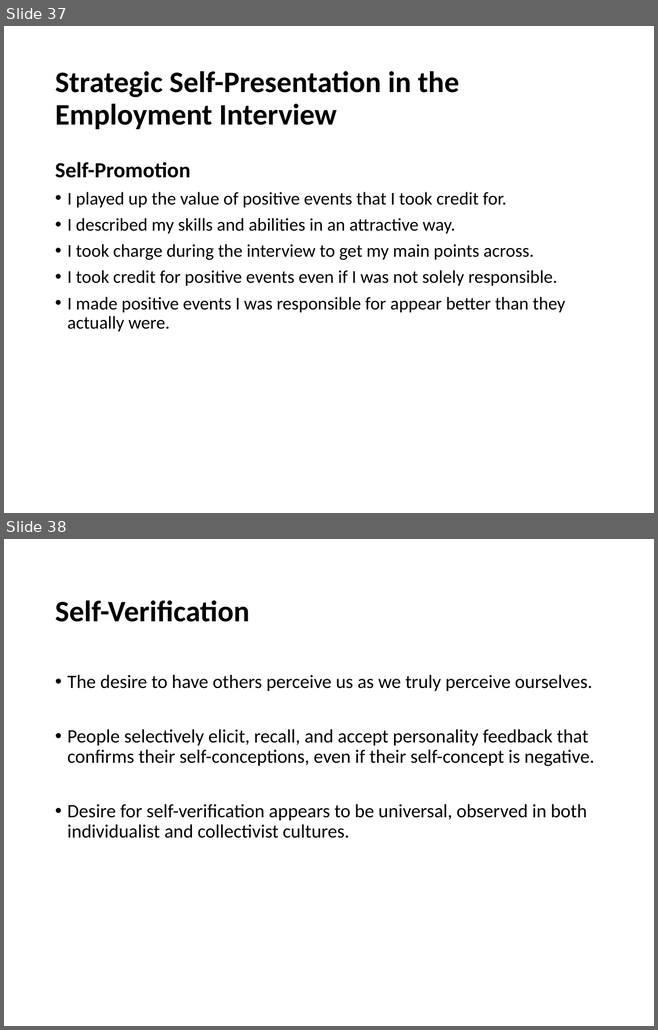
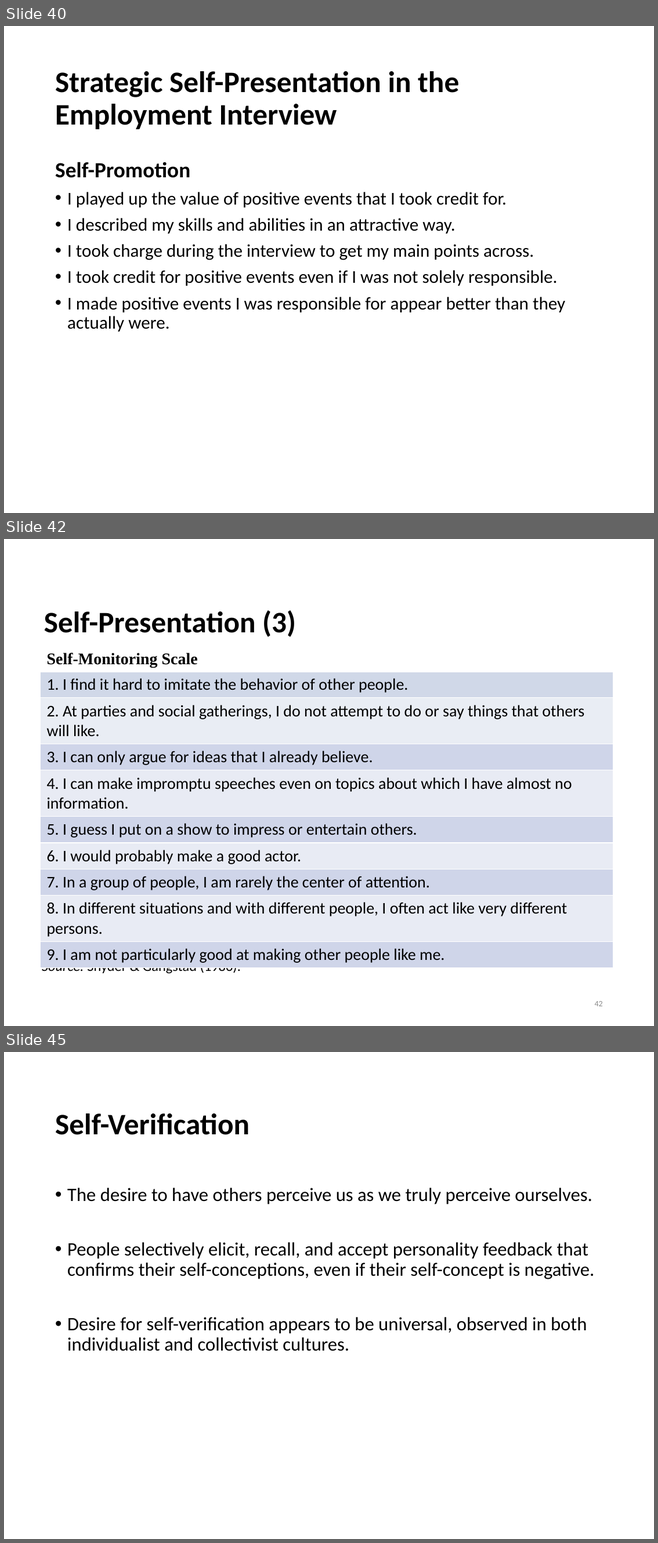
Before and after one commit to npm27/Teaching-Materials, a slide deck: Social Psych/Slides/4 The Social Self.pptx. Shown one above the other, each under a label of ours: slides 37 and 38 before the commit, slides 40, 42 and 45 after it; the slides between them are not shown. The pictures are 658x1030 and 658x1543 pixels, drawn with LibreOffice and Linux fonts; fonts in the diff are those of the drawing. Boxes give left, top, right and bottom in pixels: in the first picture for what was removed or moved away, otherwise in the second. Text is boxed around its words. In the diff, an @@ line names an element or a change of style, - is before the commit and + after.

Commit message:
working on social class

```diff
--- a/Social Psych/Slides/4 The Social Self.pptx
+++ b/Social Psych/Slides/4 The Social Self.pptx
@@ slide 42 added at (x1=4, y1=539, x2=654, y2=1026), background #FFFFFF @@
@@ title added at (x1=44, y1=610, x2=296, y2=637), 33 pt, text #000000, bold @@
+Self-Presentation (3)
@@ table added at (x1=41, y1=647, x2=614, y2=965), 10 rows, 1 columns @@
+Self-Monitoring Scale
+1. I find it hard to imitate the behavior of other people.
+2. At parties and social gatherings, I do not attempt to do or say things that others will like.
+3. I can only argue for ideas that I already believe.
+4. I can make impromptu speeches even on topics about which I have almost no information.
+5. I guess I put on a show to impress or entertain others.
+6. I would probably make a good actor.
+7. In a group of people, I am rarely the center of attention.
+8. In different situations and with different people, I often act like very different persons.
+9. I am not particularly good at making other people like me.
@@ text added at (x1=42, y1=959, x2=241, y2=975), 15.7 pt, text #000000 @@
+Source: Snyder & Gangstad (1986).
@@ page number added at (x1=594, y1=1001, x2=603, y2=1006), 9 pt, text #8C8C8C @@
+42
@@ what was slide 37 is now slide 40 @@
@@ what was slide 38 is now slide 45 @@
```
Also in this commit, not shown: 6 slides changed, 7 other slides added, 2 slides removed, 1 other file.
